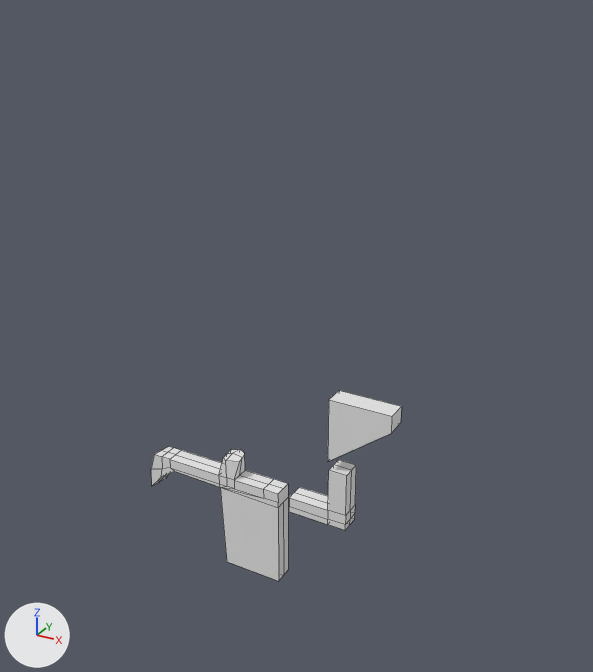
Before and after pictures for a commit that changed the FBX model DumbPlatformer/Assets/Models/Barrier1.fbx.
Camera for both pictures: a 50 mm camera at (28.6, -57.6, 46.1) aimed at (-4.6, 2.7, 16.0). Every picture has the same lights, and +X, +Y and +Z are marked at lower left. Mesh edges are drawn as thin lines. Where no turn or scale is listed for an object, it has been applied to the vertices.

The older version as bpy lines, for what is in view:
```python
me_cube_001 = bpy.data.meshes.new('Cube.001')
me_cube_001.from_pydata(...)  # 110 vertices, 102 faces; spans x -20.0..6.6, y -1.2..1.4, z -9.4..12.6
ob_barrier1 = bpy.data.objects.new('Barrier1', me_cube_001)
ob_barrier1.location = (0.0, 0.0, 0.0)
```
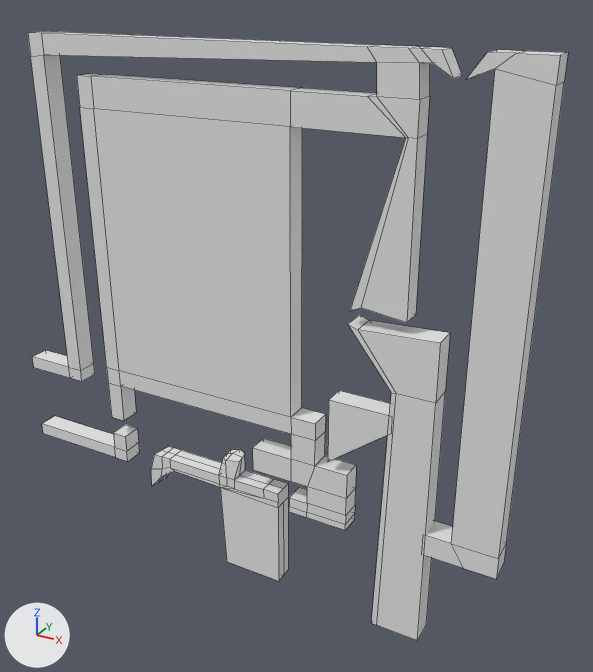
Location of each change, [x1, y1, x2, y2] in pixels of the pictures (593 x 672 px):
'Barrier1', reshaped (115% wider, 220% taller)
    before: [151, 391, 402, 581]
    after: [28, 31, 568, 641]
part 1 of me_cube_001, added
    after: [422, 50, 568, 579]
part 2 of me_cube_001, added
    after: [348, 315, 450, 641]
part 3 of me_cube_001, added
    after: [42, 416, 140, 461]
part 4 of me_cube_001, built on
    before: [289, 460, 356, 528]
    after: [28, 31, 462, 528]

What the commit changed:
me_cube_001 is used by ob_barrier1; location (0.0, 0.0, 0.0).
me_cube_001 had 110 vertices, 102 faces and spanned x -20.0..6.6, y -1.2..1.4, z -9.4..12.6.
me_cube_001 now has 257 vertices, 244 faces and spans x -35.1..16.7, y -1.3..1.4, z -10.0..41.5.
me_cube_001 part 1: a new loose piece of 24 vertices spanning x 10.1..16.7, y -1.3..1.0, z -0.3..41.5.
me_cube_001 part 2: a new loose piece of 18 vertices spanning x 2.3..10.3, y -1.3..1.0, z -10.0..20.0.
me_cube_001 part 3: a new loose piece of 16 vertices spanning x -35.0..-23.0, y -1.0..1.0, z -1.0..2.0.
Part 4, on me_cube_001:
11 vertices are removed from x -3.4..2.5, y -1.0..1.0, z -0.6..5.3.
19 faces are deleted.
6 vertices in x 0.7, y -1.0..1.0, z -0.6..1.0 move by (-2.2, 0.0, 0.0).
55 vertices are added at x -35.1..9.6, y -1.0..1.0, z 2.9..41.5.
45 new vertices lie (0.0, 2.0, 0.0) away from vertices in x -35.1..9.6, y -1.0, z 2.9..41.5.
109 new faces join them.
